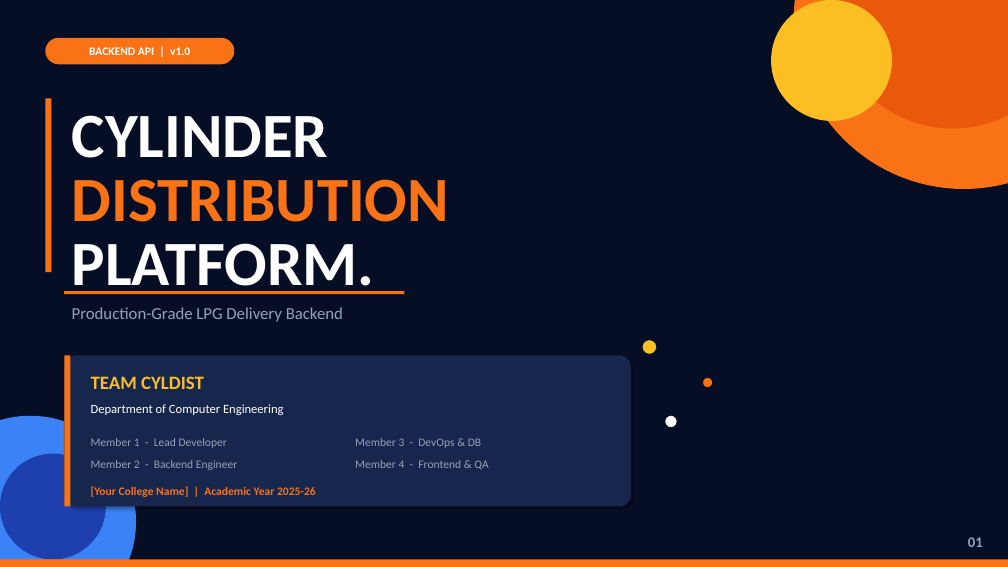
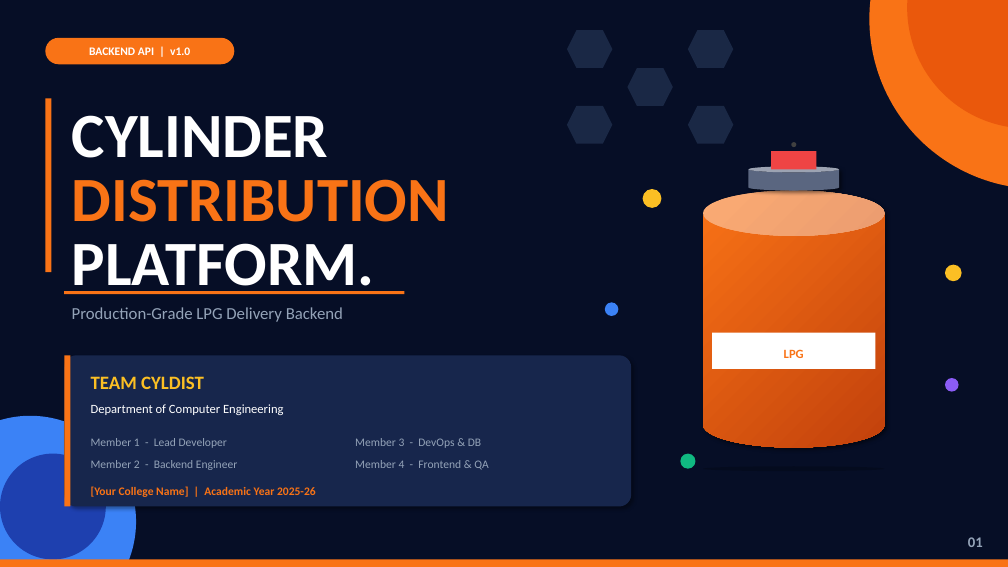
Before and after one commit to anubhab-cloud/cyldist-lpg-platform, a slide deck: slide 1 of CylDist_Platform_Presentation.pptx. Drawn at 1008x567 pixels with LibreOffice and Linux fonts; fonts in the diff are those of the drawing. Boxes give left, top, right and bottom in pixels: in the first picture for what was removed or moved away, otherwise in the second. Text is boxed around its words. In the diff, an @@ line names an element or a change of style, - is before the commit and + after.

Commit message:
Add 3D illustrations: LPG cylinders, server racks, phone mockups, shields, rockets, user avatars, delivery trucks across all slides

```diff
--- a/CylDist_Platform_Presentation.pptx
+++ b/CylDist_Platform_Presentation.pptx
@@ ellipse removed at [771,0,892,121] @@
@@ ellipse: place and size @@
-ellipse at [794,0,1008,189]
+ellipse at [870,0,1008,189]
@@ ellipse: place and size @@
-ellipse at [832,0,1008,129]
+ellipse at [907,0,1008,129]
@@ hexagon added at [567,30,613,68], fill #1A2845 @@
@@ hexagon added at [688,30,734,68], fill #1A2845 @@
@@ hexagon added at [628,68,673,106], fill #1A2845 @@
@@ hexagon added at [567,106,613,144], fill #1A2845 @@
@@ hexagon added at [688,106,734,144], fill #1A2845 @@
@@ ellipse added at [792,142,797,147], fill #404040 @@
@@ cylinder added at [749,166,839,191], fill #5A6680 @@
@@ rectangle added at [771,151,817,169], fill #EF4444 @@
@@ ellipse added at [643,189,662,208], fill #FBBF24 @@
@@ cylinder added at [703,191,885,448], fill gradient #F97316 to #C2410C @@
@@ ellipse added at [945,265,962,281], fill #FBBF24 @@
@@ ellipse: place and size @@
-ellipse at [643,340,656,354]
+ellipse at [605,302,619,316]
@@ ellipse at [605,302,619,316]: fill #FBBF24 to #3B82F6 @@
@@ rectangle added at [712,333,876,369], fill #FFFFFF @@
@@ text added at [784,349,804,358], 12 pt, text #F97316, bold @@
+LPG
@@ ellipse removed at [703,378,712,387] @@
@@ ellipse added at [945,378,959,392], fill #8B5CF6 @@
@@ ellipse: place and size @@
-ellipse at [665,416,677,427]
+ellipse at [681,454,696,469]
@@ ellipse at [681,454,696,469]: fill #FFFFFF to #10B981 @@
```
Also in this commit, not shown: 6 other slides changed, 3 other files.
